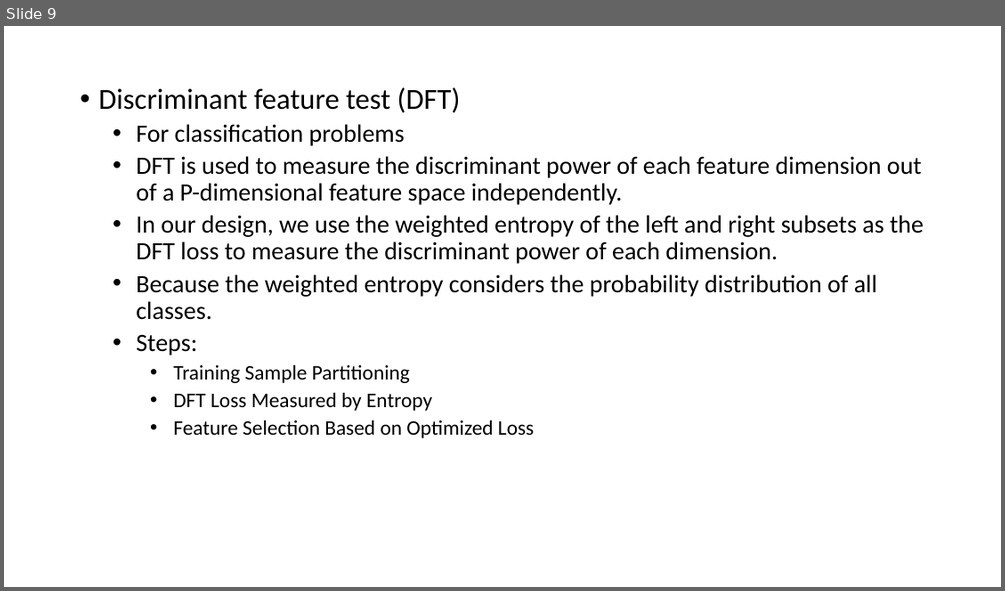
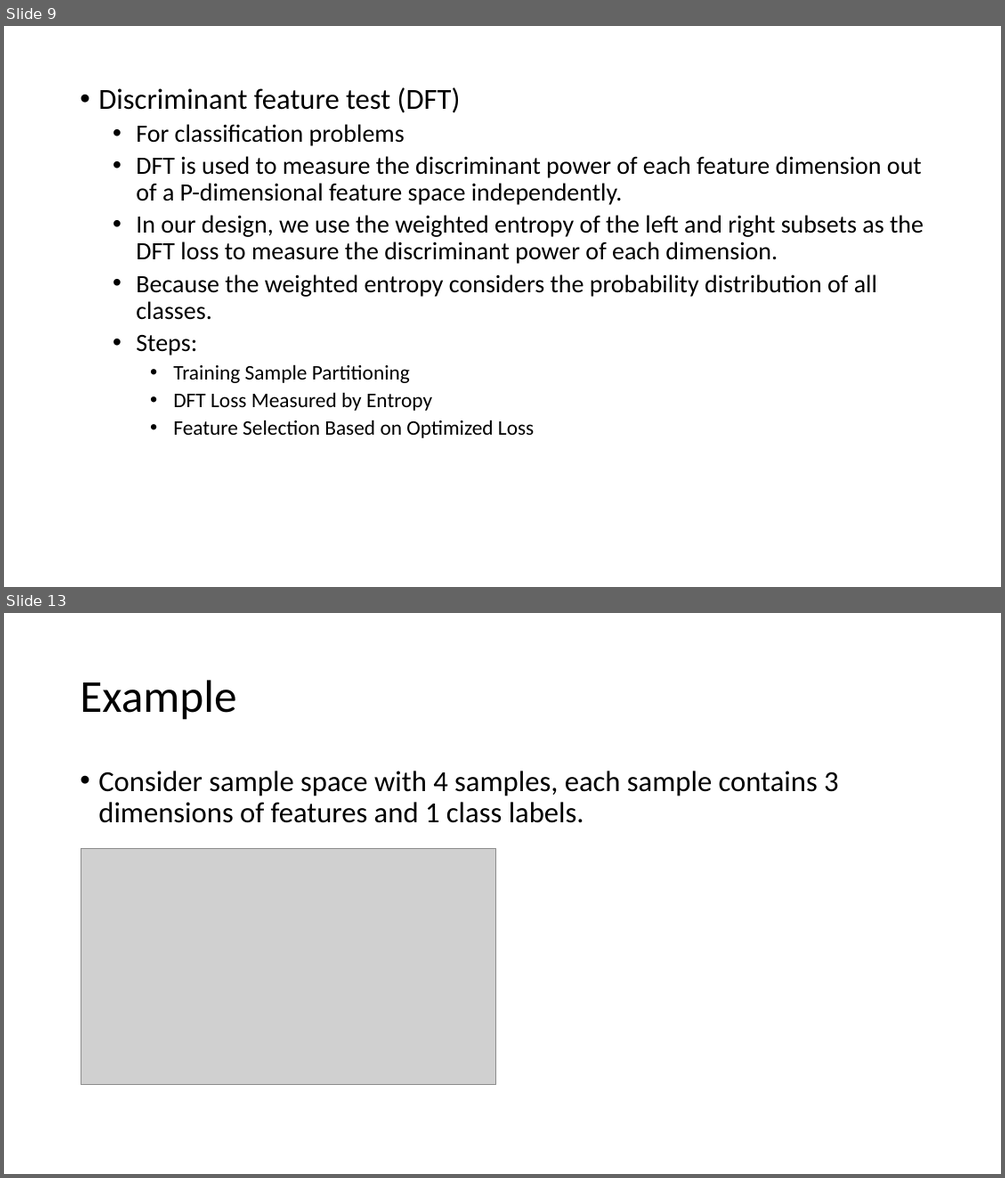
Before and after one commit to Vincent1837/Schools, a slide deck: Low_Powered_AI_Lab/GL.pptx. Shown one above the other, each under a label of ours: slide 9 before the commit, slides 9 and 13 after it; the slides between them are not shown. The pictures are 1005x591 and 1005x1178 pixels, drawn with LibreOffice and Linux fonts; fonts in the diff are those of the drawing; grey boxes stand for pictures. Boxes give left, top, right and bottom in pixels: in the first picture for what was removed or moved away, otherwise in the second. Text is boxed around its words. In the diff, an @@ line names an element or a change of style, - is before the commit and + after.

```diff
--- a/Low_Powered_AI_Lab/GL.pptx
+++ b/Low_Powered_AI_Lab/GL.pptx
@@ slide 13 added at (x1=4, y1=613, x2=1001, y2=1174), background #FFFFFF @@
@@ title added at (x1=80, y1=680, x2=236, y2=720), 44 pt, text #000000 @@
+Example
@@ text added at (x1=98, y1=771, x2=839, y2=823), 28 pt, text #000000 @@
+• Consider sample space with 4 samples, each sample contains 3 dimensions of features and 1 class labels.
@@ picture added at (x1=81, y1=849, x2=496, y2=1085) @@
```
Also in this commit, not shown: 6 other slides added, 3 other files.
